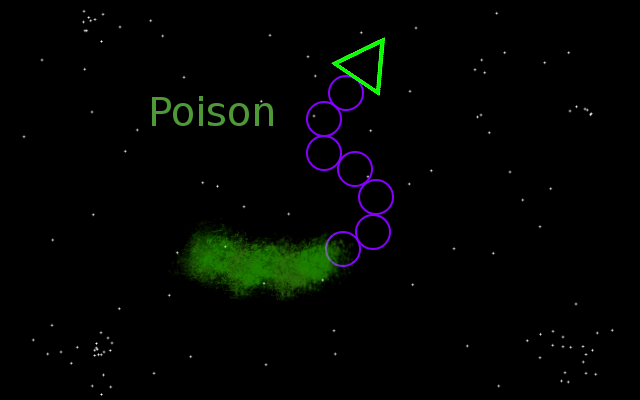
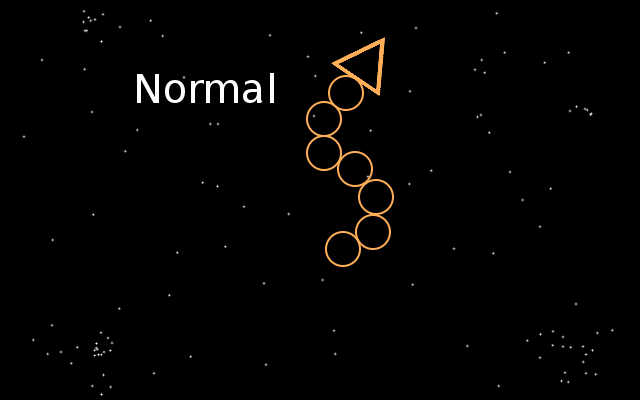
Layers edited between the first and the second 640 x 400 image:
removed layer "name" over left=152, top=96, right=273, bottom=126
added layer "Normal" above "snake" over left=137, top=73, right=274, bottom=103
moved "snake" above "particle", painted on it over left=306, top=37, right=394, bottom=267
painted on "particle" over left=168, top=218, right=364, bottom=308
